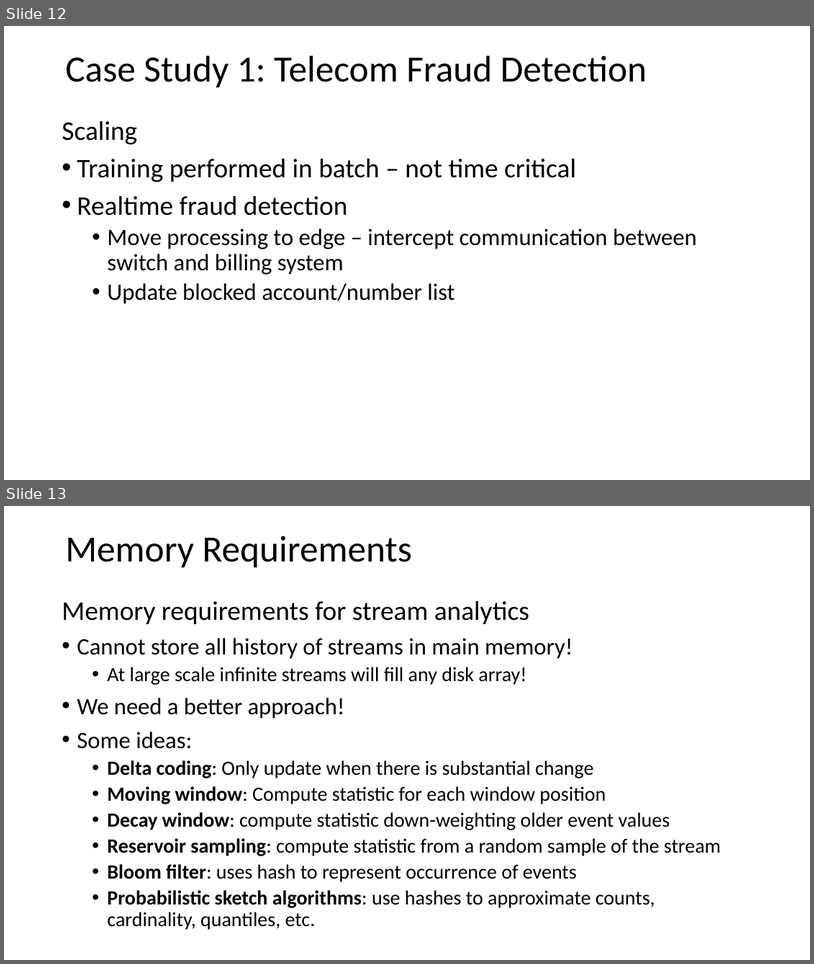
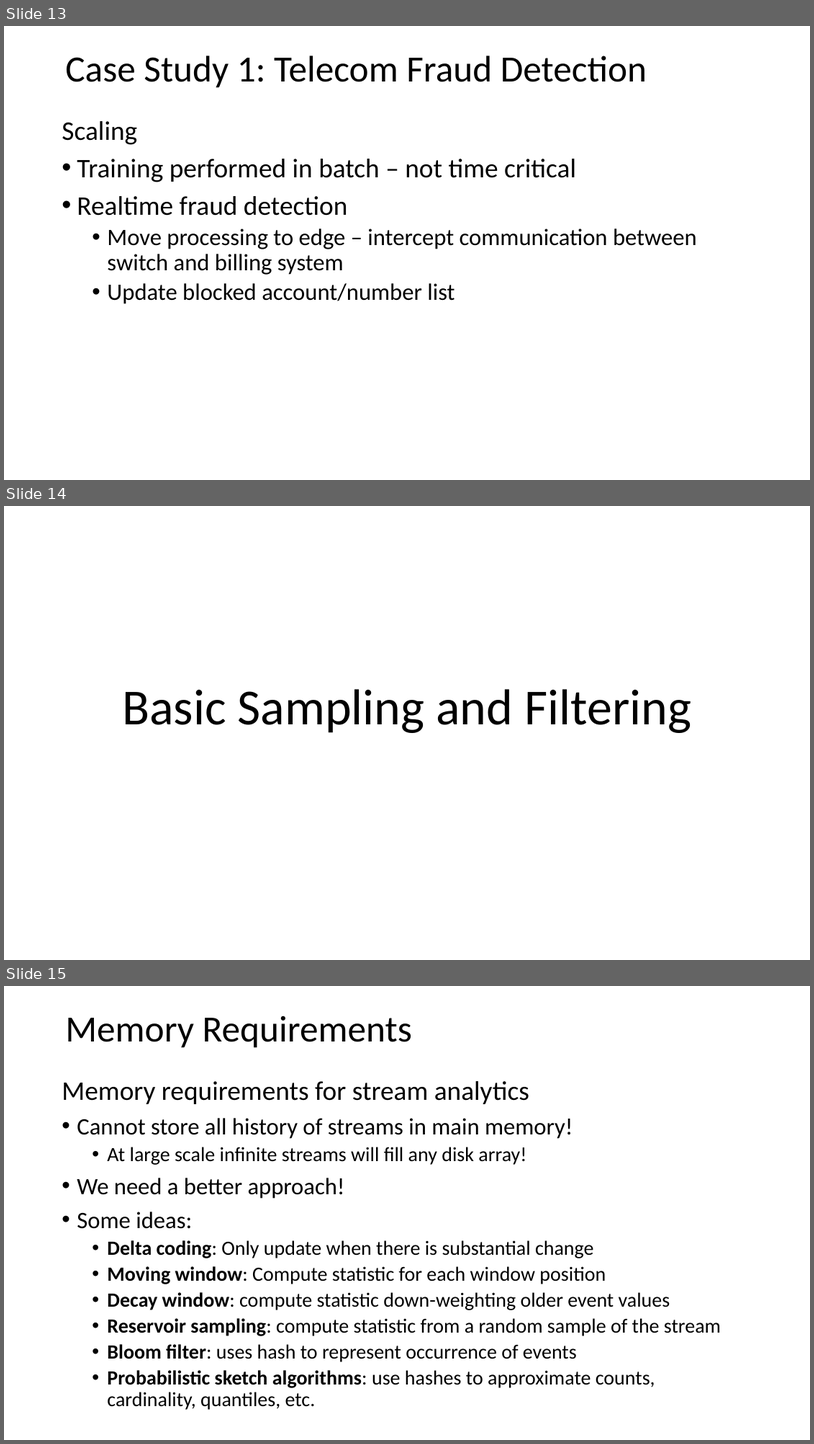
Before and after one commit to tenevian/Harvard-SSP-Data-Mining, a slide deck: slides/3_StreamingAnalytics.pptx. Shown one above the other, each under a label of ours: slides 12 and 13 before the commit, slides 13, 14 and 15 after it. The pictures are 814x964 and 814x1444 pixels, drawn with LibreOffice and Linux fonts; fonts in the diff are those of the drawing. Boxes give left, top, right and bottom in pixels: in the first picture for what was removed or moved away, otherwise in the second. Text is boxed around its words. In the diff, an @@ line names an element or a change of style, - is before the commit and + after.

```diff
--- a/slides/3_StreamingAnalytics.pptx
+++ b/slides/3_StreamingAnalytics.pptx
@@ slide 14 added at box(4, 506, 810, 960), background #FFFFFF @@
@@ title added at box(122, 689, 692, 733), 60 pt, text #000000 @@
+Basic Sampling and Filtering
@@ what was slide 12 is now slide 13 @@
@@ what was slide 13 is now slide 15 @@
```
Also in this commit, not shown: 1 slide changed, 5 other slides added.
